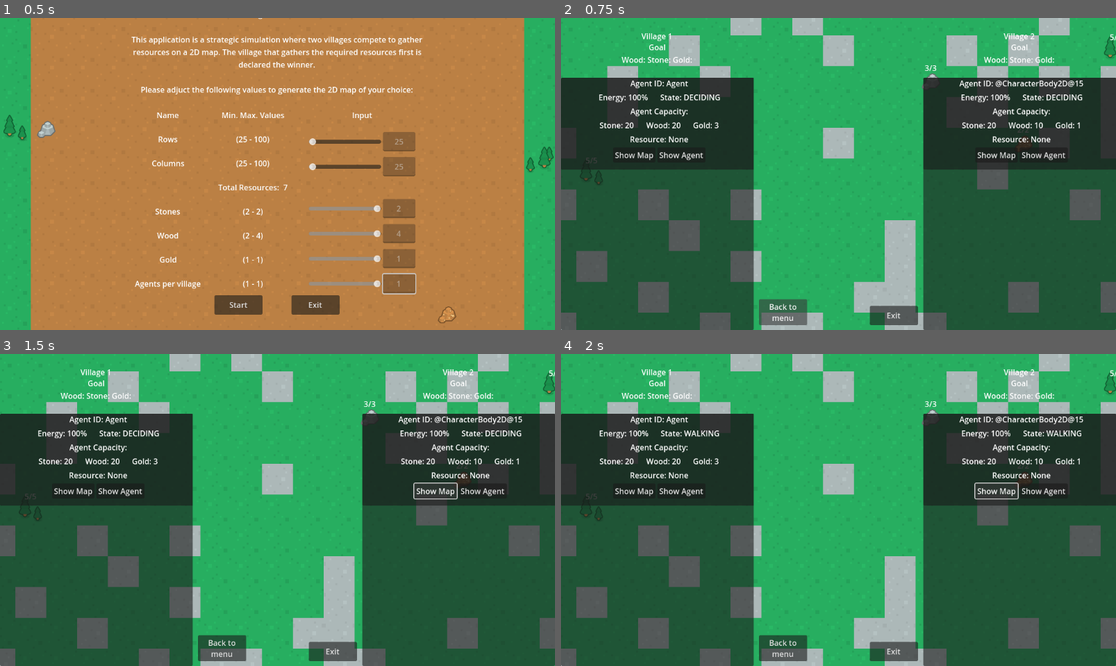
Above: before the commit, frames 1-4 (two rows, left to right).
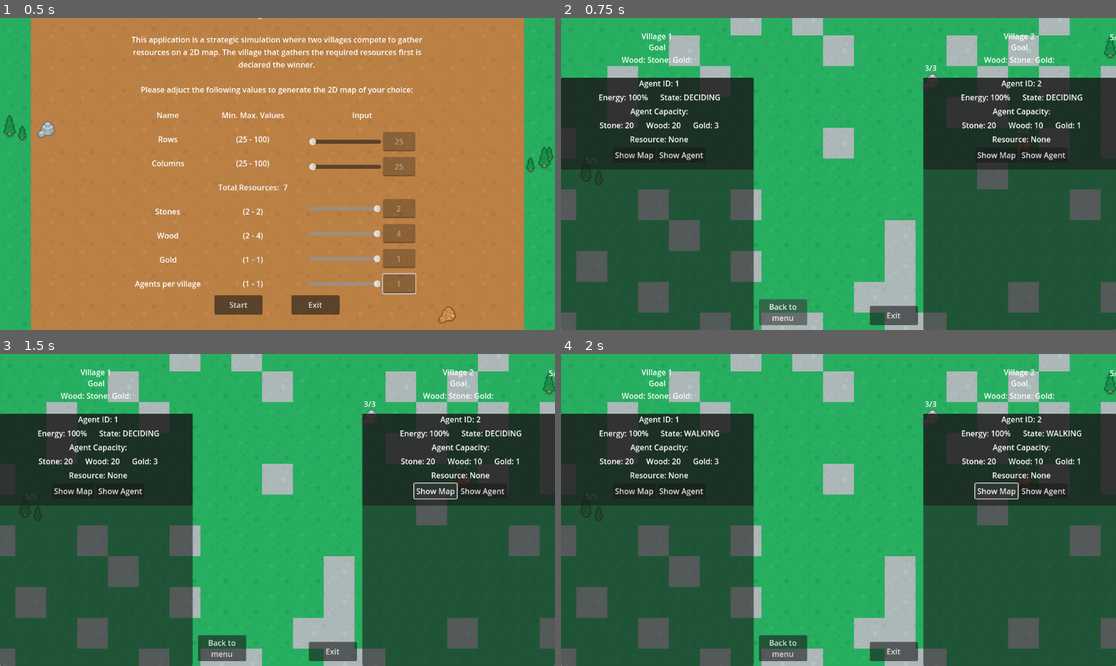
Above: after the commit, the same moments.

Repository: ApostolisSiampanis/intelligent-agents
Game: Godot game, scene res://scenes/input_screen.tscn
The game is run twice, just before and just after one commit, with the same random seed, the same clock (stepped at 60 frames per second) and the same inputs.
Inputs:
- Up to frame 1 (0.5 s): no input
- Up to frame 2 (0.75 s): click "Start" at 0.5 s
- Up to frame 3 (1.5 s): click "Show Map" at 1.25 s
- Up to frame 4 (2 s): no input

Frame 1 is identical in both runs. In frame 2, 0.4% of the frame differs, in the area x 12-95%, y 20-23%; in frame 3, 0.4%; in frame 4, 0.4%.

Commit message:
Update info_card.gd
- Assign the agent's id in label_agent_id text.

Diff:
--- a/scripts/info_card.gd
+++ b/scripts/info_card.gd
@@ -37,7 +37,7 @@
 			agent.State.IDLE: state_string = "IDLE"
 		label_state.text = "State: " + state_string
 
-		label_agent_id.text = "Agent ID: " + str(agent.get_name())
+		label_agent_id.text = "Agent ID: " + str(agent.id)
 
 		label_energy.text = "Energy: " + str(agent.energy) + "%"
 
